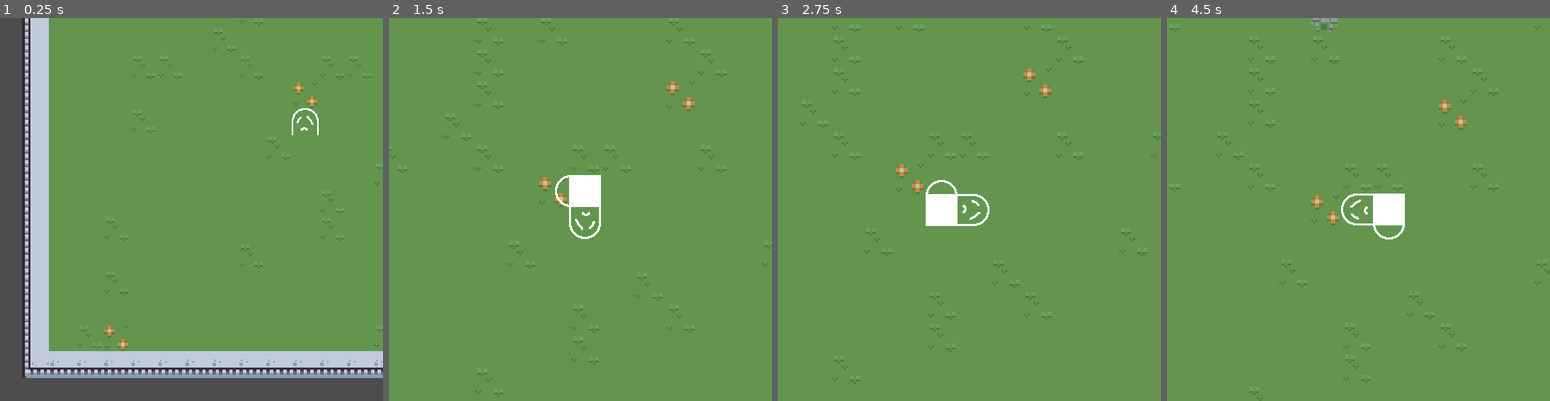
Above: before the commit, frames 1-4 (left to right).
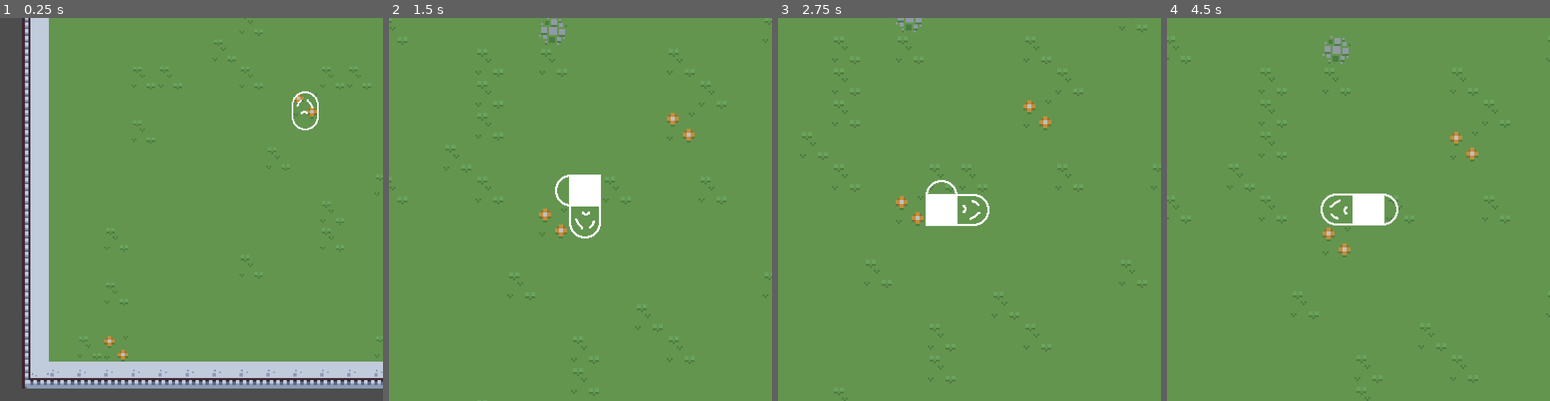
Above: after the commit, the same moments.

Repository: wotaicaili/HolySquirm
Game: Godot game, scene res://scenes/game/game.tscn
The game is run twice, just before and just after one commit, with the same random seed, the same clock (stepped at 60 frames per second) and the same inputs.
Inputs:
- Up to frame 1 (0.25 s): no input
- Up to frame 2 (1.5 s): tap Enter at 0.5 s; hold Right 0.53-1.28 s; hold Down from 1.28 s (still down)
- Up to frame 3 (2.75 s): release Down at 2.03 s; hold Right from 2.03 s (still down)
- Up to frame 4 (4.5 s): release Right at 2.78 s; hold Up 2.78-3.53 s; hold Left from 3.53 s (still down)

The runs differ from the first frame. In frame 1, 9.5% of the frame differs, in the area x 5-100%, y 0-97%; in frame 2, 2.3%; in frame 3, 2.1%; in frame 4, 3.5%.

Commit message:
next: replace with area&collision

Diff:
--- a/assists/array_2d.gd
+++ b/assists/array_2d.gd
@@ -5,9 +5,9 @@
 var Y: int
 var values: Array
 
-func _init(w: int, h: int, default_value: int = 0) -> void:
-	X = w
-	Y = h
+func _init(size: Vector2, default_value: int = 0) -> void:
+	X = size.x
+	Y = size.y
 	values = []
 	for y in range(Y):
 		var row = []
@@ -15,11 +15,15 @@
 			row.append(default_value)
 		values.append(row)
 
-func get_value(x: int, y: int):
+func get_value(grid_pos: Vector2):
+	var x = grid_pos.x
+	var y = grid_pos.y
 	if y >= 0 and y < Y and x >= 0 and x < X:
 		return values[y][x]
-	return 0  # 或者抛出错误
+	return 0
 
-func set_value(x: int, y: int, value: int):
+func set_value(grid_pos: Vector2, value: Variant):
+	var x = grid_pos.x
+	var y = grid_pos.y
 	if y >= 0 and y < Y and x >= 0 and x < X:
 		values[y][x] = value
--- a/autoload/game_manager.gd
+++ /dev/null
@@ -1,10 +0,0 @@
-extends Node
-
-const GRID_SIZE = 16
-const FIELD_SIZE = Vector2(48, -320)
-#var field_border_x = Vector2(1, GameManager.FIELD_SIZE.x - 2)
-#var field_border_y = Vector2(-1, GameManager.FIELD_SIZE.y + 2)
-
-var player: Player
-
-var grid_values
--- a/autoloads/game_manager.gd
+++ b/autoloads/game_manager.gd
@@ -7,17 +7,17 @@
 
 var player: Player
 
-var grid_values: Array2D = Array2D.new(FIELD_SIZE.x, FIELD_SIZE.y)
-var grid_coins: Array2D = Array2D.new(FIELD_SIZE.x, FIELD_SIZE.y)
+var grid_values: Array2D = Array2D.new(FIELD_SIZE)
+var grid_coins: Array2D = Array2D.new(FIELD_SIZE)
 
 func _ready() -> void:
 	for coin in get_tree().get_nodes_in_group("coin"):
 		if coin is Coin:
 			var grid_pos = coin.grid_position
-			grid_coins.set_value(grid_pos.x, grid_pos.y, 1)
+			grid_coins.set_value(grid_pos, coin)
 
 func _physic_process(delta):
 	for worm in get_tree().get_nodes_in_group("worm"):
 		if worm is Worm:
 			for grid_pos in worm.body:
-				grid_values.set_value(grid_pos.x, grid_pos.y, 1)
+				grid_values.set_value(grid_pos, 1)
--- a/scenes/coin/coin.gd
+++ b/scenes/coin/coin.gd
@@ -4,11 +4,17 @@
 @export var grid_position: Vector2
 @onready var animation_player: AnimationPlayer = $AnimationPlayer
 
+@onready var area_2d: Area2D = $Area2D
+
 func _ready():
 	position = Util.grid2real(grid_position)
+	area_2d.area_entered.connect(_on_area_entered)
 
 func collect():
-	GameManager.grid_coins.set_value(grid_position.x, grid_position.y, 0)
+	GameManager.grid_coins.set_value(grid_position, null)
 	animation_player.play("collect")
 	await animation_player.animation_changed
 	queue_free()
+
+func _on_area_entered(area: Area2D):
+	collect()
--- a/scenes/coin/coin.tscn
+++ b/scenes/coin/coin.tscn
@@ -197,6 +197,9 @@
 &"collect": SubResource("Animation_rarom")
 }
 
+[sub_resource type="CircleShape2D" id="CircleShape2D_u0637"]
+radius = 5.0
+
 [node name="Coin" type="Node2D" groups=["coin"]]
 scale = Vector2(2, 2)
 script = ExtResource("1_u0637")
@@ -212,3 +215,8 @@
 libraries = {
 &"": SubResource("AnimationLibrary_igveo")
 }
+
+[node name="Area2D" type="Area2D" parent="."]
+
+[node name="CollisionShape2D" type="CollisionShape2D" parent="Area2D"]
+shape = SubResource("CircleShape2D_u0637")
--- a/scenes/worm/player.gd
+++ b/scenes/worm/player.gd
@@ -1,5 +1,8 @@
 extends Worm
 class_name Player
+
+# 移动间隔（秒）
+@export var manual_move_interval := 0.2
 
 func _ready():
 	super._ready()
@@ -20,6 +23,11 @@
 		# 防止反向自杀
 		if new_dir == -direction:
 			return
+		# 防止抽搐式突进
+		elif new_dir == direction and move_timer < manual_move_interval:
+			return
+		# 隐藏机制：换方向刷新突进冷却，因此扭动前进理论最快
+
 		if new_dir.length() > 0:
 			# 立即移动
 			direction = new_dir
--- a/scenes/worm/player.tscn
+++ b/scenes/worm/player.tscn
@@ -10,4 +10,3 @@
 head_texture = ExtResource("2_bogjt")
 body_texture = ExtResource("3_baw2p")
 tail_texture = ExtResource("4_dipe0")
-move_interval = 1.0
--- a/scenes/worm/worm.gd
+++ b/scenes/worm/worm.gd
@@ -18,20 +18,18 @@
 var next_direction := Vector2(0, -1)
 
 # 移动间隔（秒）
-@export var move_interval := 0.2
-var move_timer := 0.0
+@export var auto_move_interval := 0.8
+var move_timer := 99.0
 
 func _ready():
 	set_process(true)
 	update_worm_visual()
 
-
 func _process(delta):
 	move_timer += delta
-	if move_timer >= move_interval:
+	if move_timer >= auto_move_interval:
 		direction = next_direction
 		move(direction)
-
 
 func move(direction: Vector2):
 	var new_head = body[0] + direction
@@ -39,11 +37,9 @@
 
 	# 检查头部是否碰到 coin
 	var head_pos = body[0]
-	for coin in get_tree().get_nodes_in_group("coin"):
-		if coin.grid_position == head_pos and coin is Coin:
-			grow()
-			coin.collect()
-			break
+	var coin = GameManager.grid_coins.get_value(head_pos)
+	if coin:
+		coin.collect()
 
 	if not to_grow:
 		body.pop_back()
@@ -55,7 +51,6 @@
 
 func grow():
 	to_grow += 1
-
 
 # 断尾：从断点index开始（含index）全部断掉
 func cut_tail(index: int):
Not shown, removed: autoload/game_manager.gd.uid
Not shown: 1 places in scenes/coin/coin.tscn that only renumber resources
